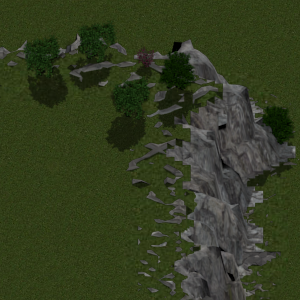
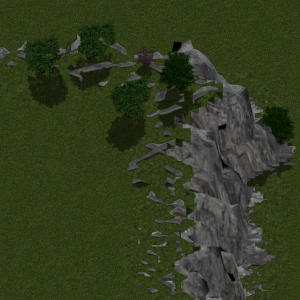
Layered file, before and after one edit (300 x 300). Changes by layer:
painted on "Pasted Layer" over [166, 148, 296, 300]
